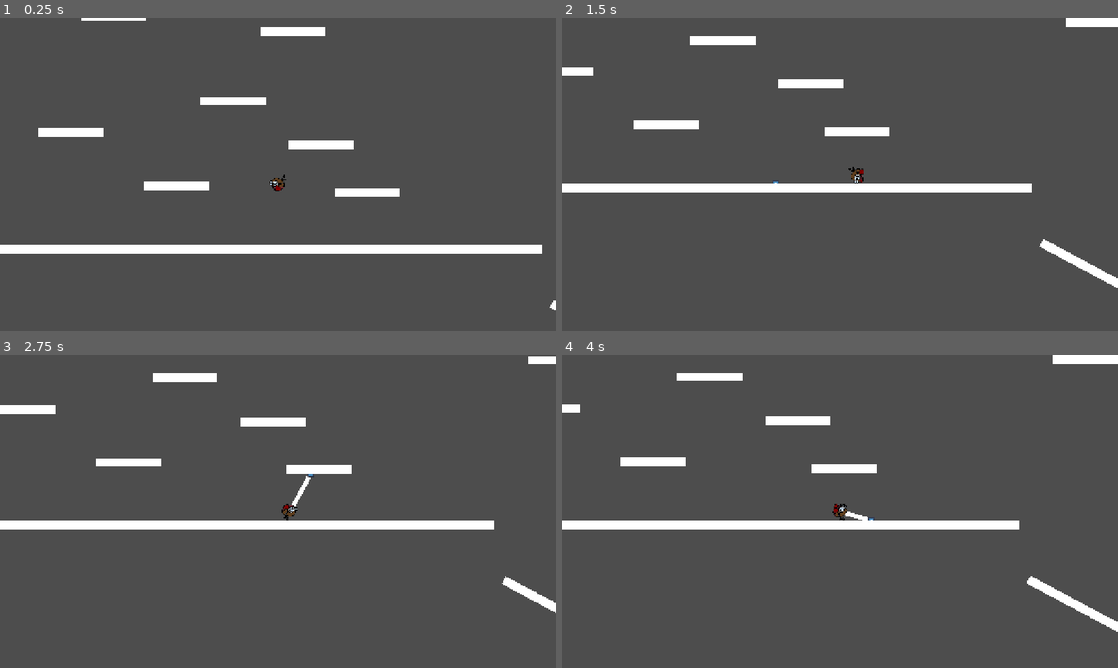
Above: before the commit, frames 1-4 (two rows, left to right).
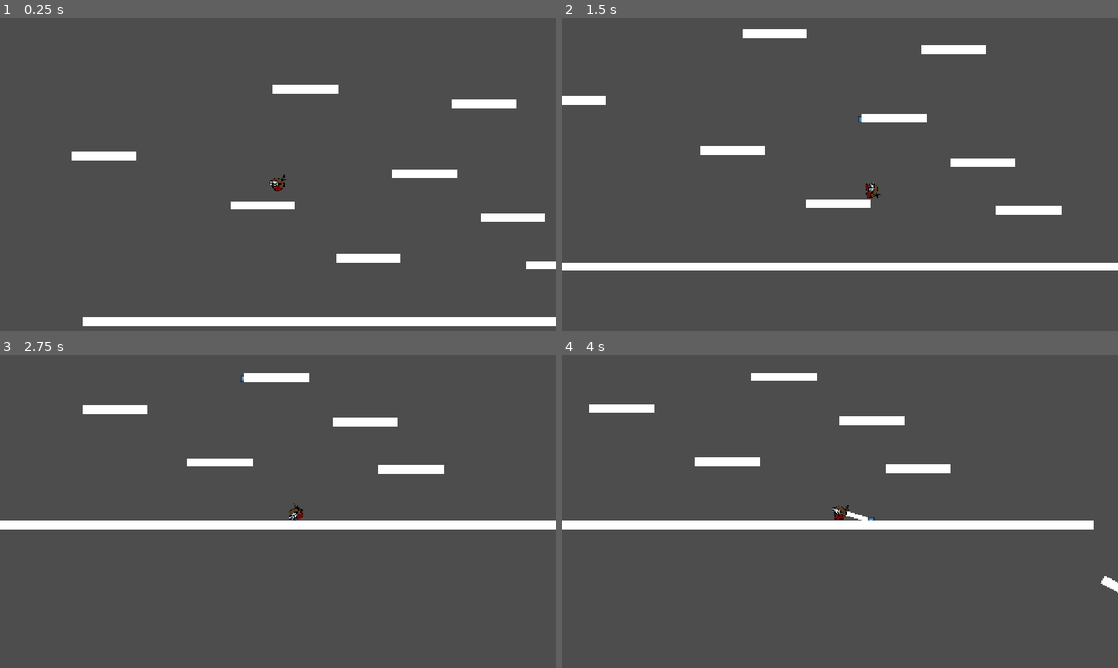
Above: after the commit, the same moments.

Repository: MisterIXI/godot-wildjam-80
Game: Godot game, scene res://scenes/_debug/y_player/y_test_scene.tscn
Same seed, same stepped clock (60 frames per second), same inputs: the game is played once before the commit and once after it. This scene is started directly instead of the project's main scene. The engine's default icon, where the game draws it, is replaced by a stand-in: a white triangle on a blue panel in a dark square.
Inputs (mouse positions are in pixels of both pictures, inside the frame that each line leads up to):
- Up to frame 1 (0.25 s): no input
- Up to frame 2 (1.5 s): tap Enter (ui_accept) at 0.5, 0.77 s; move the mouse to (962, 158) at 0.52 s; press the mouse at (962, 158) at 0.53 s; hold D (move_right) 0.53-1.28 s; move the mouse to (728, 190) at 1.27 s; release the mouse at (728, 190) at 1.28 s; hold A (move_left) from 1.28 s (still down); click (728, 190) at 1.35 s
- Up to frame 3 (2.75 s): tap Enter (ui_accept) at 1.52 s; move the mouse to (333, 442) at 2.02 s; release A (move_left) at 2.03 s; press the mouse at (333, 442) at 2.03 s; hold D (move_right) from 2.03 s (still down)
- Up to frame 4 (4 s): move the mouse to (812, 574) at 2.77 s; release D (move_right) at 2.78 s; release the mouse at (812, 574) at 2.78 s; hold W (up) 2.78-3.53 s; click (812, 574) at 2.85 s; tap Enter (ui_accept) at 3.02, 3.77 s; move the mouse to (1006, 558) at 3.52 s; press the mouse at (1006, 558) at 3.53 s; hold A (move_left) from 3.53 s (still down)

The runs differ from the first frame. In frame 1, 9.7% of the frame differs, in the area x 0-100%, y 0-99%; in frame 2, 9.6%; in frame 3, 4.2%; in frame 4, 4.4%.

Commit message:
Add level design scene

Diff:
--- a/project.godot
+++ b/project.godot
@@ -86,14 +86,14 @@
 , Object(InputEventKey,"resource_local_to_scene":false,"resource_name":"","device":-1,"window_id":0,"alt_pressed":false …(186 unchanged characters)…
 ]
 }
+restart={
+"deadzone": 0.2,
+"events": [Object(InputEventKey,"resource_local_to_scene":false,"resource_name":"","device":-1,"window_id":0,"alt_pressed":false,"shift_pressed":false,"ctrl_pressed":false,"meta_pressed":false,"pressed":false,"keycode":0,"physical_keycode":4194332,"key_label":0,"unicode":0,"location":0,"echo":false,"script":null)
+]
+}
 up={
 "deadzone": 0.2,
 "events": [Object(InputEventKey,"resource_local_to_scene":false,"resource_name":"","device":-1,"window_id":0,"alt_press …(192 unchanged characters)…
-]
-}
-restart={
-"deadzone": 0.2,
-"events": [Object(InputEventKey,"resource_local_to_scene":false,"resource_name":"","device":-1,"window_id":0,"alt_pressed":false,"shift_pressed":false,"ctrl_pressed":false,"meta_pressed":false,"pressed":false,"keycode":0,"physical_keycode":4194332,"key_label":0,"unicode":0,"location":0,"echo":false,"script":null)
 ]
 }
 
--- /dev/null
+++ b/scenes/_debug/Steffen/CollectableLabel.gd
@@ -0,0 +1,17 @@
+extends Label
+
+
+
+var currentCollected : int = 0
+
+# Called when the node enters the scene tree for the first time.
+func _ready() -> void:
+
+
+
+# Called every frame. 'delta' is the elapsed time since the previous frame.
+func _process(delta: float) -> void:
+
+
+func incrementCollectable() -> void:
+	currentCollected += 1
--- /dev/null
+++ b/scenes/_debug/Steffen/collectable.gd
@@ -0,0 +1,13 @@
+extends Area2D
+
+@export var value: int = 1
+
+signal collected(value)
+
+func _ready():
+	connect("body_entered", Callable(self, "_on_body_entered"))
+
+func _on_body_entered(body):
+	if body.is_in_group("Player"):  # oder besser mit `is_in_group("Player")`
+		collected.emit(value)
+		queue_free()
--- /dev/null
+++ b/scenes/_debug/Steffen/leveldesign_test.tscn
@@ -0,0 +1,297 @@
+[gd_scene load_steps=28 format=3 uid="uid://1hg7rqnq1mmb"]
+
+[ext_resource type="Script" uid="uid://ch3o4nn7tdkpo" path="res://scenes/_debug/y_player/verlet_rope.gd" id="1_tc1mf"]
+[ext_resource type="Material" uid="uid://crk141i8rdc28" path="res://resources/shaders/outline.tres" id="2_i2f1q"]
+[ext_resource type="Script" uid="uid://bag5vv3x50wl4" path="res://scenes/_debug/y_player/y_player.gd" id="3_p7ah5"]
+[ext_resource type="Texture2D" uid="uid://w5fb2lnv6ydg" path="res://assets/images/test/bobby.png" id="4_41b1n"]
+[ext_resource type="Script" path="res://scenes/_debug/y_player/custom_joint.gd" id="5_0dpmb"]
+[ext_resource type="Texture2D" uid="uid://coqqo1fmdsue2" path="res://icon.svg" id="6_ljh4r"]
+[ext_resource type="PackedScene" uid="uid://bq5gint4u8mmc" path="res://scenes/_debug/Steffen/trampoline.tscn" id="7_4be4q"]
+
+[sub_resource type="AtlasTexture" id="AtlasTexture_2i32g"]
+atlas = ExtResource("4_41b1n")
+region = Rect2(0, 0, 256, 256)
+
+[sub_resource type="AtlasTexture" id="AtlasTexture_m4brd"]
+atlas = ExtResource("4_41b1n")
+region = Rect2(256, 0, 256, 256)
+
+[sub_resource type="AtlasTexture" id="AtlasTexture_cpx42"]
+atlas = ExtResource("4_41b1n")
+region = Rect2(512, 0, 256, 256)
+
+[sub_resource type="AtlasTexture" id="AtlasTexture_esm02"]
+atlas = ExtResource("4_41b1n")
+region = Rect2(768, 0, 256, 256)
+
+[sub_resource type="AtlasTexture" id="AtlasTexture_enpat"]
+atlas = ExtResource("4_41b1n")
+region = Rect2(0, 256, 256, 256)
+
+[sub_resource type="AtlasTexture" id="AtlasTexture_kgcot"]
+atlas = ExtResource("4_41b1n")
+region = Rect2(256, 256, 256, 256)
+
+[sub_resource type="AtlasTexture" id="AtlasTexture_4sbcb"]
+atlas = ExtResource("4_41b1n")
+region = Rect2(512, 256, 256, 256)
+
+[sub_resource type="AtlasTexture" id="AtlasTexture_r31r7"]
+atlas = ExtResource("4_41b1n")
+region = Rect2(768, 256, 256, 256)
+
+[sub_resource type="SpriteFrames" id="SpriteFrames_fj7al"]
+animations = [{
+"frames": [{
+"duration": 0.3,
+"texture": SubResource("AtlasTexture_2i32g")
+}, {
+"duration": 0.3,
+"texture": SubResource("AtlasTexture_m4brd")
+}, {
+"duration": 0.3,
+"texture": SubResource("AtlasTexture_cpx42")
+}, {
+"duration": 0.3,
+"texture": SubResource("AtlasTexture_esm02")
+}, {
+"duration": 0.3,
+"texture": SubResource("AtlasTexture_enpat")
+}, {
+"duration": 0.3,
+"texture": SubResource("AtlasTexture_kgcot")
+}, {
+"duration": 0.3,
+"texture": SubResource("AtlasTexture_4sbcb")
+}, {
+"duration": 0.3,
+"texture": SubResource("AtlasTexture_r31r7")
+}],
+"loop": true,
+"name": &"default",
+"speed": 5.0
+}]
+
+[sub_resource type="CircleShape2D" id="CircleShape2D_d1lms"]
+radius = 20.0
+
+[sub_resource type="CircleShape2D" id="CircleShape2D_esm02"]
+
+[sub_resource type="RectangleShape2D" id="RectangleShape2D_cprxv"]
+size = Vector2(1498, 20)
+
+[sub_resource type="CanvasTexture" id="CanvasTexture_cprxv"]
+
+[sub_resource type="RectangleShape2D" id="RectangleShape2D_4be4q"]
+size = Vector2(1761, 20)
+
+[sub_resource type="RectangleShape2D" id="RectangleShape2D_xwlt4"]
+size = Vector2(51, 108)
+
+[sub_resource type="CanvasTexture" id="CanvasTexture_74n1c"]
+
+[sub_resource type="RectangleShape2D" id="RectangleShape2D_0pdxe"]
+size = Vector2(51, 1043.05)
+
+[sub_resource type="CanvasTexture" id="CanvasTexture_ovmwo"]
+
+[sub_resource type="RectangleShape2D" id="RectangleShape2D_7wess"]
+size = Vector2(440.592, 638.958)
+
+[sub_resource type="RectangleShape2D" id="RectangleShape2D_74n1c"]
+size = Vector2(154, 610)
+
+[node name="YTest" type="Node2D"]
+
+[node name="VerletRope" type="Node2D" parent="." node_paths=PackedStringArray("rope", "rope_anchor", "player")]
+script = ExtResource("1_tc1mf")
+pull_strength = 100.0
+rope = NodePath("RopeRender")
+rope_anchor = NodePath("Anchor")
+iteration_count = 50
+player = NodePath("../YPlayer")
+
+[node name="Anchor" type="Node2D" parent="VerletRope"]
+top_level = true
+position = Vector2(41, -339)
+
+[node name="RopeRender" type="Line2D" parent="VerletRope"]
+texture_repeat = 2
+material = ExtResource("2_i2f1q")
+points = PackedVector2Array(0, 0, 41.42, 35.215)
+texture_mode = 1
+
+[node name="YPlayer" type="RigidBody2D" parent="." node_paths=PackedStringArray("rope", "rope_target", "custom_joint")]
+position = Vector2(-299, -347)
+contact_monitor = true
+max_contacts_reported = 1
+script = ExtResource("3_p7ah5")
+rope = NodePath("../VerletRope")
+rope_target = NodePath("../Target")
+custom_joint = NodePath("CustomJoint")
+
+[node name="AnimatedSprite2D" type="AnimatedSprite2D" parent="YPlayer"]
+scale = Vector2(0.16, 0.16)
+sprite_frames = SubResource("SpriteFrames_fj7al")
+autoplay = "default"
+frame_progress = 0.590128
+
+[node name="CollisionShape2D" type="CollisionShape2D" parent="YPlayer"]
+shape = SubResource("CircleShape2D_d1lms")
+
+[node name="FollowCam" type="Camera2D" parent="YPlayer"]
+process_callback = 0
+position_smoothing_enabled = true
+
+[node name="CustomJoint" type="Node2D" parent="YPlayer"]
+script = ExtResource("5_0dpmb")
+
+[node name="Target" type="StaticBody2D" parent="."]
+
+[node name="Sprite2D" type="Sprite2D" parent="Target"]
+scale = Vector2(0.121204, 0.121204)
+texture = ExtResource("6_ljh4r")
+
+[node name="CollisionShape2D" type="CollisionShape2D" parent="Target"]
+shape = SubResource("CircleShape2D_esm02")
+disabled = true
+
+[node name="ManRope" type="Node2D" parent="Target"]
+
+[node name="DampedSpringJoint2D" type="DampedSpringJoint2D" parent="Target/ManRope"]
+
+[node name="PinJoint2D" type="PinJoint2D" parent="Target/ManRope"]
+node_a = NodePath("../../../YPlayer")
+bias = 0.9
+softness = 2.21
+angular_limit_upper = 2.03156
+
+[node name="Env" type="Node2D" parent="."]
+
+[node name="StaticBody2D" type="StaticBody2D" parent="Env"]
+position = Vector2(-252, 187)
+
+[node name="CollisionShape2D" type="CollisionShape2D" parent="Env/StaticBody2D"]
+shape = SubResource("RectangleShape2D_cprxv")
+
+[node name="Sprite2D" type="Sprite2D" parent="Env/StaticBody2D"]
+scale = Vector2(1500, 20)
+texture = SubResource("CanvasTexture_cprxv")
+
+[node name="StaticBody2D3" type="StaticBody2D" parent="Env"]
+position = Vector2(1548, 185)
+
+[node name="CollisionShape2D" type="CollisionShape2D" parent="Env/StaticBody2D3"]
+position = Vector2(130.5, 0)
+shape = SubResource("RectangleShape2D_4be4q")
+
+[node name="Sprite2D" type="Sprite2D" parent="Env/StaticBody2D3"]
+position = Vector2(175.5, 0)
+scale = Vector2(1851, 20)
+texture = SubResource("CanvasTexture_cprxv")
+
+[node name="StaticBody2D4" type="StaticBody2D" parent="Env"]
+position = Vector2(824, 248)
+
+[node name="CollisionShape2D" type="CollisionShape2D" parent="Env/StaticBody2D4"]
+shape = SubResource("RectangleShape2D_xwlt4")
+
+[node name="Sprite2D" type="Sprite2D" parent="Env/StaticBody2D4"]
+scale = Vector2(52.0001, 108)
+texture = SubResource("CanvasTexture_74n1c")
+
+[node name="StaticBody2D5" type="StaticBody2D" parent="Env"]
+position = Vector2(1161, -346)
+rotation = -1.56671
+
+[node name="CollisionShape2D" type="CollisionShape2D" parent="Env/StaticBody2D5"]
+shape = SubResource("RectangleShape2D_xwlt4")
+
+[node name="Sprite2D" type="Sprite2D" parent="Env/StaticBody2D5"]
+scale = Vector2(52.0001, 108)
+texture = SubResource("CanvasTexture_74n1c")
+
+[node name="StaticBody2D6" type="StaticBody2D" parent="Env"]
+position = Vector2(1502, -355)
+rotation = -1.56671
+
+[node name="CollisionShape2D" type="CollisionShape2D" parent="Env/StaticBody2D6"]
+shape = SubResource("RectangleShape2D_xwlt4")
+
+[node name="Sprite2D" type="Sprite2D" parent="Env/StaticBody2D6"]
+scale = Vector2(52.0001, 108)
+texture = SubResource("CanvasTexture_74n1c")
+
+[node name="StaticBody2D7" type="StaticBody2D" parent="Env"]
+position = Vector2(1783, -354)
+rotation = -1.56671
+
+[node name="CollisionShape2D" type="CollisionShape2D" parent="Env/StaticBody2D7"]
+shape = SubResource("RectangleShape2D_xwlt4")
+
+[node name="Sprite2D" type="Sprite2D" parent="Env/StaticBody2D7"]
+scale = Vector2(52.0001, 108)
+texture = SubResource("CanvasTexture_74n1c")
+
+[node name="StaticBody2D9" type="StaticBody2D" parent="Env"]
+position = Vector2(1743, -751)
+rotation = -1.56671
+
+[node name="CollisionShape2D" type="CollisionShape2D" parent="Env/StaticBody2D9"]
+position = Vector2(0, 467.524)
+shape = SubResource("RectangleShape2D_0pdxe")
+
+[node name="Sprite2D" type="Sprite2D" parent="Env/StaticBody2D9"]
+position = Vector2(0, 469.354)
+scale = Vector2(52.0001, 1046.71)
+texture = SubResource("CanvasTexture_ovmwo")
+
+[node name="StaticBody2D10" type="StaticBody2D" parent="Env"]
+position = Vector2(701, -755)
+rotation = -1.56671
+
+[node name="CollisionShape2D" type="CollisionShape2D" parent="Env/StaticBody2D10"]
+position = Vector2(0, 467.524)
+shape = SubResource("RectangleShape2D_0pdxe")
+
+[node name="Sprite2D" type="Sprite2D" parent="Env/StaticBody2D10"]
+position = Vector2(0, 469.354)
+scale = Vector2(52.0001, 1046.71)
+texture = SubResource("CanvasTexture_ovmwo")
+
+[node name="StaticBody2D8" type="StaticBody2D" parent="Env"]
+position = Vector2(1976, 236)
+rotation = -1.56671
+
+[node name="CollisionShape2D" type="CollisionShape2D" parent="Env/StaticBody2D8"]
+position = Vector2(194.796, 265.477)
+shape = SubResource("RectangleShape2D_7wess")
+
+[node name="Sprite2D" type="Sprite2D" parent="Env/StaticBody2D8"]
+position = Vector2(193.804, 267.042)
+scale = Vector2(439.609, 642.084)
+texture = SubResource("CanvasTexture_74n1c")
+
+[node name="StaticBody2D2" type="StaticBody2D" parent="Env"]
+position = Vector2(-1081, -106)
+
+[node name="CollisionShape2D" type="CollisionShape2D" parent="Env/StaticBody2D2"]
+shape = SubResource("RectangleShape2D_74n1c")
+
+[node name="Sprite2D" type="Sprite2D" parent="Env/StaticBody2D2"]
+scale = Vector2(154, 610)
+texture = SubResource("CanvasTexture_cprxv")
+
+[node name="Trampoline" parent="Env" instance=ExtResource("7_4be4q")]
+position = Vector2(517, 214)
+rotation = 0.305868
+
+[node name="Trampoline3" parent="Env" instance=ExtResource("7_4be4q")]
+position = Vector2(248, -446)
+rotation = 0.114398
+
+[node name="Trampoline2" parent="Env" instance=ExtResource("7_4be4q")]
+position = Vector2(2601, -155)
+rotation = -0.484659
+
+[connection signal="body_entered" from="YPlayer" to="YPlayer" method="_on_body_entered"]
--- a/scenes/_debug/Steffen/sampleScene.tscn
+++ b/scenes/_debug/Steffen/sampleScene.tscn
@@ -1,10 +1,14 @@
-[gd_scene load_steps=10 format=3 uid="uid://okoyttdy5wnl"]
+[gd_scene load_steps=15 format=3 uid="uid://okoyttdy5wnl"]
 
 [ext_resource type="Script" uid="uid://cm2w6ilpiu05t" path="res://scenes/_debug/Steffen/scoreText.gd" id="1_1l066"]
 [ext_resource type="Texture2D" uid="uid://8afwn1s1ax5x" path="res://assets/images/test/dog1.png" id="2_a6k01"]
+[ext_resource type="Script" uid="uid://c5ele0qljb2n4" path="res://scenes/_debug/Steffen/CollectableLabel.gd" id="2_s4fsu"]
 [ext_resource type="Texture2D" uid="uid://dghxs2wfnklkf" path="res://assets/images/primitive_objects/plattform_c_ground_1080_50.png" id="3_klt8h"]
 [ext_resource type="Texture2D" uid="uid://ye24j2akgvq2" path="res://assets/images/primitive_objects/plattform_a_300_50.png" id="4_he6na"]
+[ext_resource type="PackedScene" uid="uid://bq5gint4u8mmc" path="res://scenes/_debug/Steffen/trampoline.tscn" id="4_m755d"]
 [ext_resource type="Script" uid="uid://bsqas0owmnmqg" path="res://scenes/_debug/Steffen/playerController.gd" id="5_6bry8"]
+[ext_resource type="Texture2D" uid="uid://b7wblrohsv7rw" path="res://assets/images/test/cannon.png" id="6_43rpt"]
+[ext_resource type="Script" uid="uid://daqrccfcgi38m" path="res://scenes/_debug/Steffen/collectable.gd" id="7_47xue"]
 
 [sub_resource type="RectangleShape2D" id="RectangleShape2D_a6k01"]
 size = Vector2(1284, 180)
@@ -18,6 +22,9 @@
 [sub_resource type="CapsuleShape2D" id="CapsuleShape2D_6bry8"]
 radius = 121.0
 height = 298.0
+
+[sub_resource type="CircleShape2D" id="CircleShape2D_s4fsu"]
+radius = 45.0111
 
 [node name="Node2D" type="Node2D"]
 
@@ -40,7 +47,15 @@
 offset_bottom = 23.0
 text = "This is a label"
 script = ExtResource("1_1l066")
-playerNode = NodePath("../../RigidBody2D")
+playerNode = NodePath("../../Player")
+
+[node name="CollectableLabel" type="Label" parent="Control"]
+layout_mode = 0
+offset_left = 192.0
+offset_top = 3.0
+offset_right = 232.0
+offset_bottom = 26.0
+script = ExtResource("2_s4fsu")
 
 [node name="StaticBody2D" type="StaticBody2D" parent="."]
 position = Vector2(7, 165)
@@ -54,16 +69,8 @@
 scale = Vector2(1.19074, 1.86)
 texture = ExtResource("3_klt8h")
 
-[node name="Trampoline" type="StaticBody2D" parent="." groups=["Trampoline"]]
-position = Vector2(1343, 447)
-rotation = -0.497638
-
-[node name="CollisionShape2D" type="CollisionShape2D" parent="Trampoline"]
-position = Vector2(135.5, -9)
-shape = SubResource("RectangleShape2D_6bry8")
-
-[node name="Sprite2D" type="Sprite2D" parent="Trampoline/CollisionShape2D"]
-texture = ExtResource("4_he6na")
+[node name="Trampoline" parent="." instance=ExtResource("4_m755d")]
+position = Vector2(1437, 331)
 
 [node name="Trampoline2" type="StaticBody2D" parent="." groups=["Trampoline"]]
 position = Vector2(760, -131)
@@ -87,7 +94,7 @@
 [node name="Sprite2D" type="Sprite2D" parent="Trampoline3/CollisionShape2D"]
 texture = ExtResource("4_he6na")
 
-[node name="RigidBody2D" type="RigidBody2D" parent="."]
+[node name="Player" type="RigidBody2D" parent="." groups=["Player"]]
 position = Vector2(397, 312)
 physics_material_override = SubResource("PhysicsMaterial_6bry8")
 lock_rotation = true
@@ -96,12 +103,22 @@
 script = ExtResource("5_6bry8")
 speed = 200.0
 
-[node name="CollisionShape2D" type="CollisionShape2D" parent="RigidBody2D"]
+[node name="CollisionShape2D" type="CollisionShape2D" parent="Player"]
 position = Vector2(-1, 2)
 shape = SubResource("CapsuleShape2D_6bry8")
 
-[node name="Sprite2D" type="Sprite2D" parent="RigidBody2D/CollisionShape2D"]
+[node name="Sprite2D" type="Sprite2D" parent="Player/CollisionShape2D"]
 position = Vector2(1, -14)
 texture = ExtResource("2_a6k01")
 
-[connection signal="body_entered" from="RigidBody2D" to="RigidBody2D" method="_on_body_entered"]
+[node name="Collectable" type="Area2D" parent="."]
+position = Vector2(849, 365)
+script = ExtResource("7_47xue")
+
+[node name="CollisionShape2D" type="CollisionShape2D" parent="Collectable"]
+shape = SubResource("CircleShape2D_s4fsu")
+
+[node name="Sprite2D" type="Sprite2D" parent="Collectable/CollisionShape2D"]
+texture = ExtResource("6_43rpt")
+
+[connection signal="body_entered" from="Player" to="Player" method="_on_body_entered"]
--- /dev/null
+++ b/scenes/_debug/Steffen/trampoline.tscn
@@ -0,0 +1,17 @@
+[gd_scene load_steps=3 format=3 uid="uid://bq5gint4u8mmc"]
+
+[ext_resource type="Texture2D" uid="uid://ye24j2akgvq2" path="res://assets/images/primitive_objects/plattform_a_300_50.png" id="1_xq8gu"]
+
+[sub_resource type="RectangleShape2D" id="RectangleShape2D_6bry8"]
+size = Vector2(291, 38)
+
+[node name="Trampoline" type="StaticBody2D" groups=["Trampoline"]]
+rotation = -0.497638
+
+[node name="CollisionShape2D" type="CollisionShape2D" parent="."]
+position = Vector2(135.5, -9)
+shape = SubResource("RectangleShape2D_6bry8")
+
+[node name="Sprite2D" type="Sprite2D" parent="CollisionShape2D"]
+modulate = Color(0.0323066, 0.666266, 0.169058, 1)
+texture = ExtResource("1_xq8gu")
--- /dev/null
+++ b/scenes/_debug/Steffen/y_test_scene.tscn
@@ -0,0 +1,162 @@
+[gd_scene load_steps=21 format=3 uid="uid://yoib4s7d4udr"]
+
+[ext_resource type="Script" uid="uid://ch3o4nn7tdkpo" path="res://scenes/_debug/y_player/verlet_rope.gd" id="1_obtcs"]
+[ext_resource type="Material" uid="uid://crk141i8rdc28" path="res://resources/shaders/outline.tres" id="2_yknhs"]
+[ext_resource type="Script" uid="uid://bag5vv3x50wl4" path="res://scenes/_debug/y_player/y_player.gd" id="3_pwmpe"]
+[ext_resource type="Texture2D" uid="uid://w5fb2lnv6ydg" path="res://assets/images/test/bobby.png" id="4_wgjvt"]
+[ext_resource type="Script" path="res://scenes/_debug/y_player/custom_joint.gd" id="5_8s0h0"]
+[ext_resource type="Texture2D" uid="uid://coqqo1fmdsue2" path="res://icon.svg" id="6_ckgwq"]
+[ext_resource type="PackedScene" uid="uid://bq5gint4u8mmc" path="res://scenes/_debug/Steffen/trampoline.tscn" id="7_yknhs"]
+
+[sub_resource type="AtlasTexture" id="AtlasTexture_2i32g"]
+atlas = ExtResource("4_wgjvt")
+region = Rect2(0, 0, 256, 256)
+
+[sub_resource type="AtlasTexture" id="AtlasTexture_m4brd"]
+atlas = ExtResource("4_wgjvt")
+region = Rect2(256, 0, 256, 256)
+
+[sub_resource type="AtlasTexture" id="AtlasTexture_cpx42"]
+atlas = ExtResource("4_wgjvt")
+region = Rect2(512, 0, 256, 256)
+
+[sub_resource type="AtlasTexture" id="AtlasTexture_esm02"]
+atlas = ExtResource("4_wgjvt")
+region = Rect2(768, 0, 256, 256)
+
+[sub_resource type="AtlasTexture" id="AtlasTexture_enpat"]
+atlas = ExtResource("4_wgjvt")
+region = Rect2(0, 256, 256, 256)
+
+[sub_resource type="AtlasTexture" id="AtlasTexture_kgcot"]
+atlas = ExtResource("4_wgjvt")
+region = Rect2(256, 256, 256, 256)
+
+[sub_resource type="AtlasTexture" id="AtlasTexture_4sbcb"]
+atlas = ExtResource("4_wgjvt")
+region = Rect2(512, 256, 256, 256)
+
+[sub_resource type="AtlasTexture" id="AtlasTexture_r31r7"]
+atlas = ExtResource("4_wgjvt")
+region = Rect2(768, 256, 256, 256)
+
+[sub_resource type="SpriteFrames" id="SpriteFrames_fj7al"]
+animations = [{
+"frames": [{
+"duration": 0.3,
+"texture": SubResource("AtlasTexture_2i32g")
+}, {
+"duration": 0.3,
+"texture": SubResource("AtlasTexture_m4brd")
+}, {
+"duration": 0.3,
+"texture": SubResource("AtlasTexture_cpx42")
+}, {
+"duration": 0.3,
+"texture": SubResource("AtlasTexture_esm02")
+}, {
+"duration": 0.3,
+"texture": SubResource("AtlasTexture_enpat")
+}, {
+"duration": 0.3,
+"texture": SubResource("AtlasTexture_kgcot")
+}, {
+"duration": 0.3,
+"texture": SubResource("AtlasTexture_4sbcb")
+}, {
+"duration": 0.3,
+"texture": SubResource("AtlasTexture_r31r7")
+}],
+"loop": true,
+"name": &"default",
+"speed": 5.0
+}]
+
+[sub_resource type="CircleShape2D" id="CircleShape2D_d1lms"]
+radius = 20.0
+
+[sub_resource type="CircleShape2D" id="CircleShape2D_esm02"]
+
+[sub_resource type="RectangleShape2D" id="RectangleShape2D_cprxv"]
+size = Vector2(1500, 20)
+
+[sub_resource type="CanvasTexture" id="CanvasTexture_cprxv"]
+
+[node name="YTest" type="Node2D"]
+
+[node name="VerletRope" type="Node2D" parent="." node_paths=PackedStringArray("rope", "rope_anchor", "player")]
+script = ExtResource("1_obtcs")
+pull_strength = 100.0
+rope = NodePath("RopeRender")
+rope_anchor = NodePath("Anchor")
+iteration_count = 50
+player = NodePath("../YPlayer")
+
+[node name="RopeRender" type="Line2D" parent="VerletRope"]
+texture_repeat = 2
+material = ExtResource("2_yknhs")
+points = PackedVector2Array(0, 0, 41.42, 35.215)
+texture_mode = 1
+
+[node name="Anchor" type="Node2D" parent="VerletRope"]
+
+[node name="YPlayer" type="RigidBody2D" parent="." node_paths=PackedStringArray("rope", "rope_target", "custom_joint")]
+position = Vector2(-690, -419)
+contact_monitor = true
+max_contacts_reported = 1
+script = ExtResource("3_pwmpe")
+rope = NodePath("../VerletRope")
+rope_target = NodePath("../Target")
+custom_joint = NodePath("CustomJoint")
+
+[node name="AnimatedSprite2D" type="AnimatedSprite2D" parent="YPlayer"]
+scale = Vector2(0.16, 0.16)
+sprite_frames = SubResource("SpriteFrames_fj7al")
+autoplay = "default"
+frame_progress = 0.590128
+
+[node name="CollisionShape2D" type="CollisionShape2D" parent="YPlayer"]
+shape = SubResource("CircleShape2D_d1lms")
+
+[node name="FollowCam" type="Camera2D" parent="YPlayer"]
+process_callback = 0
+position_smoothing_enabled = true
+
+[node name="CustomJoint" type="Node2D" parent="YPlayer"]
+script = ExtResource("5_8s0h0")
+
+[node name="Target" type="StaticBody2D" parent="."]
+
+[node name="Sprite2D" type="Sprite2D" parent="Target"]
+scale = Vector2(0.121204, 0.121204)
+texture = ExtResource("6_ckgwq")
+
+[node name="CollisionShape2D" type="CollisionShape2D" parent="Target"]
+shape = SubResource("CircleShape2D_esm02")
+disabled = true
+
+[node name="ManRope" type="Node2D" parent="Target"]
+
+[node name="DampedSpringJoint2D" type="DampedSpringJoint2D" parent="Target/ManRope"]
+
+[node name="PinJoint2D" type="PinJoint2D" parent="Target/ManRope"]
+node_a = NodePath("../../../YPlayer")
+bias = 0.9
+softness = 2.21
+angular_limit_upper = 2.03156
+
+[node name="Env" type="Node2D" parent="."]
+
+[node name="StaticBody2D" type="StaticBody2D" parent="Env"]
+
+[node name="CollisionShape2D" type="CollisionShape2D" parent="Env/StaticBody2D"]
+shape = SubResource("RectangleShape2D_cprxv")
+
+[node name="Sprite2D" type="Sprite2D" parent="Env/StaticBody2D"]
+scale = Vector2(1500, 20)
+texture = SubResource("CanvasTexture_cprxv")
+
+[node name="Trampoline" parent="." instance=ExtResource("7_yknhs")]
+position = Vector2(860, -1)
+
+[connection signal="body_entered" from="YPlayer" to="YPlayer" method="_on_body_entered"]
--- a/scenes/_debug/y_player/y_player.gd
+++ b/scenes/_debug/y_player/y_player.gd
@@ -3,6 +3,7 @@
 @export var rope: VerletRope
 @export var rope_target: StaticBody2D
 @export var custom_joint: CustomJoint
+@export var jumpForce : float = 100
 
 func _physics_process(_delta):
 	# on move_right and move_left, apply force to the player
@@ -21,7 +22,7 @@
 		var space_state = get_world_2d().direct_space_state
 		var query = PhysicsRayQueryParameters2D.create(
 			global_position,
-			global_position + mouse_dir * 1000,
+			global_position + mouse_dir * 300,
 		)
 		query.exclude = [self]
 		var result = space_state.intersect_ray(query)
@@ -38,3 +39,8 @@
 		# spring_joint.node_a = ""
 		# pin_joint.node_b = ""
 		custom_joint.deactivate()
+
+func _on_body_entered(body:Node):
+	if body.is_in_group("Trampoline"):
+		print("test")
+		apply_central_impulse(body.transform.basis_xform(Vector2.UP) * jumpForce * 10)
--- a/scenes/_debug/y_player/y_test_scene.tscn
+++ b/scenes/_debug/y_player/y_test_scene.tscn
@@ -105,7 +105,7 @@
 texture_mode = 1
 
 [node name="YPlayer" type="RigidBody2D" parent="." node_paths=PackedStringArray("rope", "rope_target", "custom_joint")]
-position = Vector2(142, -180)
+position = Vector2(-299, -347)
 script = ExtResource("2_m4brd")
 rope = NodePath("../VerletRope")
 rope_target = NodePath("../Target")
Not shown: 1 places in resources/shaders/outline.tres that only renumber resources
Not shown, added: scenes/_debug/Steffen/CollectableLabel.gd.uid
Not shown, added: scenes/_debug/Steffen/collectable.gd.uid
Not shown: 1 places in scenes/_debug/y_player/y_test_scene.tscn that only renumber resources
